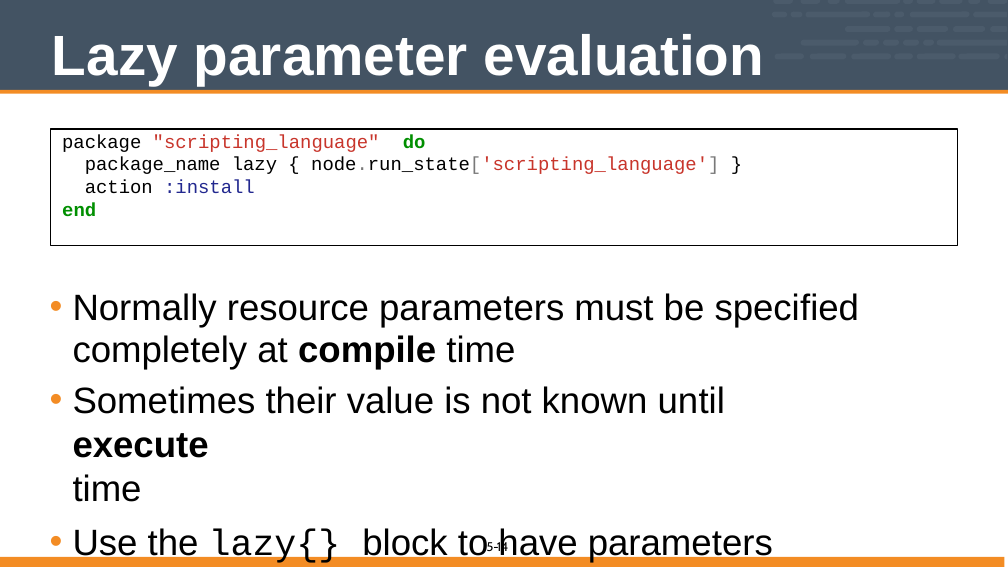
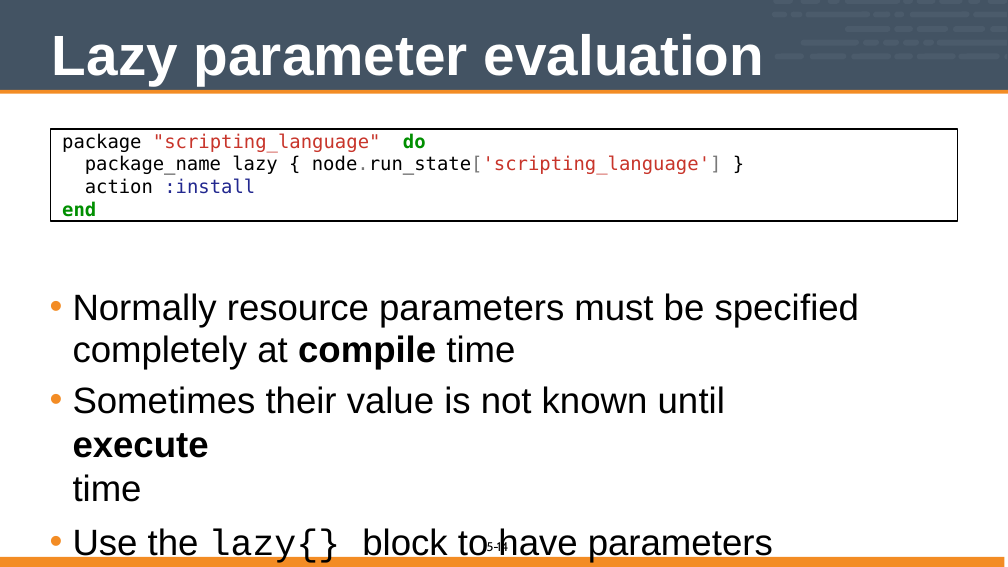
Before and after one commit to vinyar/chef-intermediate, a slide deck: slide 14 of 05-chef_client_run_internals.pptx. Drawn at 1008x567 pixels with LibreOffice and Linux fonts; fonts in the diff are those of the drawing. Boxes give left, top, right and bottom in pixels: in the first picture for what was removed or moved away, otherwise in the second. Text is boxed around its words. In the diff, an @@ line names an element or a change of style, - is before the commit and + after.

Commit message:
Updated chef-client run internals
* Really removed all references to event dispatch because it is not used anywere in any code.
* Updated the formatting of the code to be more Ruby friendly
* Changed the fonts from Courier New to Courier

```diff
--- a/05-chef_client_run_internals.pptx
+++ b/05-chef_client_run_internals.pptx
@@ rectangle "package "scripting_language" do": place and size @@
-rectangle "package "scripting_language" do" at bbox=[50, 129, 958, 246]
+rectangle "package "scripting_language" do" at bbox=[50, 129, 958, 221]
@@ rectangle "package "scripting_language" do" at bbox=[50, 129, 958, 221]: font Courier New to DejaVu Sans Mono @@
```
Also in this commit, not shown: 4 other slides changed, 2 slides removed.
